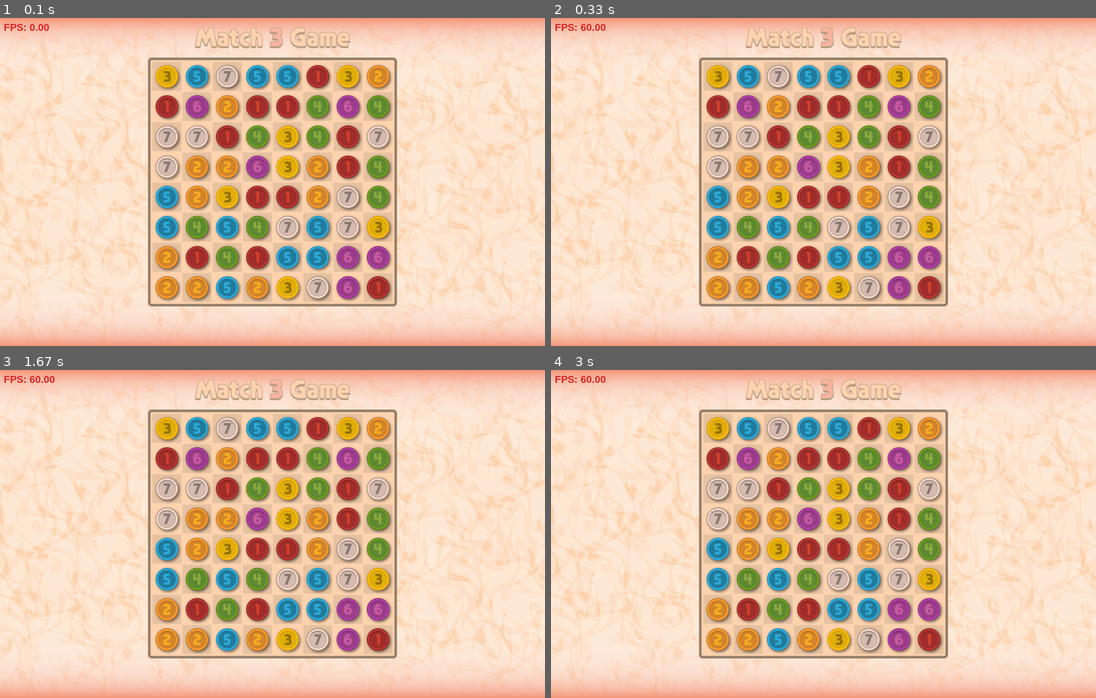
Above: before the commit, frames 1-4 (two rows, left to right).
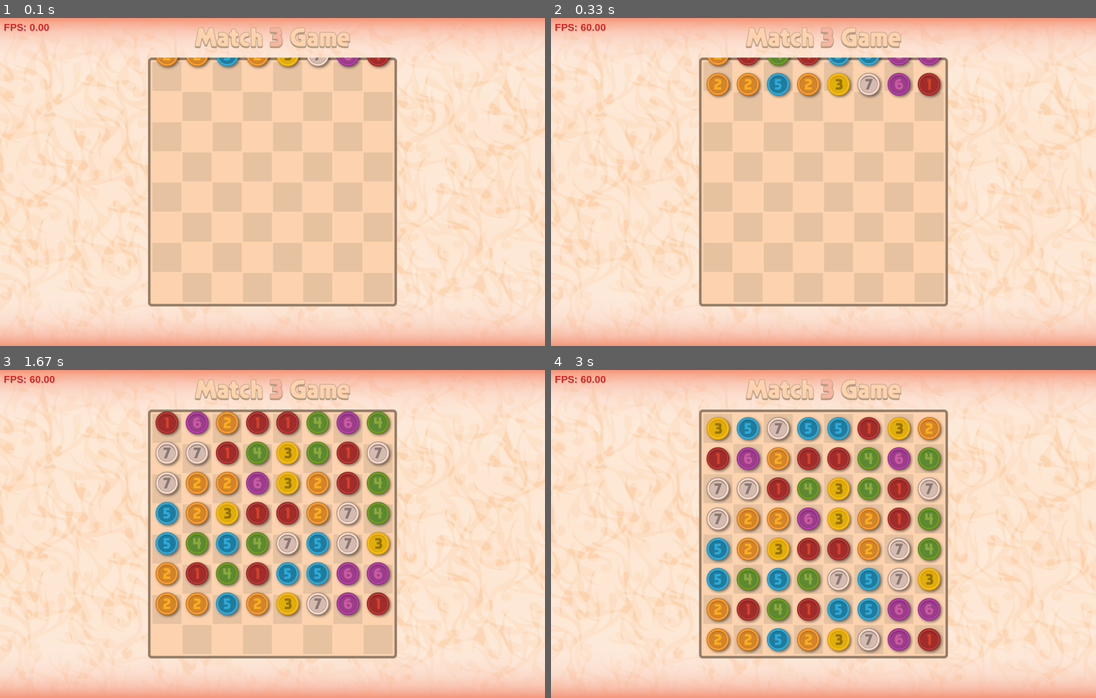
Above: after the commit, the same moments.

Repository: petrnita/Match3-Pygame-W.I.P.
Game: pygame game, started from main.py
The game is run twice, just before and just after one commit, with the same random seed, the same clock (stepped at 60 frames per second) and the same inputs.
Inputs (mouse positions are in pixels of both pictures, inside the frame that each line leads up to):
- Up to frame 1 (0.1 s): no input
- Up to frame 2 (0.33 s): no input
- Up to frame 3 (1.67 s): no input
- Up to frame 4 (3 s): click (1014, 619) at 2.45 s; move the mouse to (937, 474) at 2.77 s

The runs differ from the first frame. In frame 1, 18% of the frame differs, in the area x 28-72%, y 12-87%; in frame 2, 19%; in frame 3, 21%; in frame 4, nothing differs.

Commit message:
modified:   game_assets.py 	modified:   main.py 	modified:   screen_manager.py

Diff:
--- a/game_assets.py
+++ b/game_assets.py
@@ -226,7 +226,7 @@
                 gem = _gem
 
         for event in events:
-            if game_status == 'game_over':
+            if game_status != 'play':
                 break
             if not self._swap_gems.swaping:
                 if event.type == pygame.MOUSEBUTTONDOWN:
--- a/main.py
+++ b/main.py
@@ -26,6 +26,13 @@
         self.debug_fps = Show_Text(self.debug_group, '', vec(12, 12))
 
     def update(self, events, dt):
+        if self.game_status == 'start':
+            if self.screen_manager.gems_offset.y < 0:
+                self.screen_manager.gems_offset.y += 400 * dt
+            else:
+                self.screen_manager.gems_offset.y = 0
+                self.game_status = 'play'
+
         self.board_manager.update(events, dt, self.game_status)
         self.fade_group.update(dt)
         self.text_group.update(dt)
--- a/screen_manager.py
+++ b/screen_manager.py
@@ -5,22 +5,23 @@
 
 class Screen_Props():
     def __init__(self):
-        self.width: int = None
-        self.height: int = None
-        self.tile_size: vec = None
-        self.left: int = None
-        self.right: int = None
-        self.top: int = None
-        self.bottom: int = None
+        self.width: int
+        self.height: int
+        self.tile_size: vec
+        self.left: int
+        self.right: int
+        self.top: int
+        self.bottom: int
 
 
 class Screen_Layers():
     def __init__(self):
-        self.Main: Surface = None
-        self.Board: Surface = None
-        self.Gems: Surface = None
-        self.Anim: Surface = None
-        self.Top: Surface = None
+        self.Main: Surface
+        self.Board: Surface
+        self.Gems_Board: Surface
+        self.Gems: Surface
+        self.Anim: Surface
+        self.Top: Surface
 
 
 class Screen_Manager():
@@ -42,10 +43,13 @@
         self.board_offset: vec = vec(self.properities.left, self.properities.top)
         self.screens.Board = Surface((self.board_size.x, self.board_size.y), pygame.SRCALPHA)
         self.screens.Board.blit(self.board_image, (0, 0))
+        self.screens.Gems_Board = self.screens.Board.copy().convert_alpha()
         self.screens.Gems = self.screens.Board.copy().convert_alpha()
+        self.gems_offset: vec = vec(0, self.board_offset.y-self.board_size.y-96-12)
 
     def paint_screen(self):
         self.screens.Main.blit(self.background, (0, 0))
+        self.screens.Gems_Board.fill(COLORS.TRANSPARENT)
         self.screens.Gems.fill(COLORS.TRANSPARENT)
         self.screens.Anim.fill(COLORS.TRANSPARENT)
         self.screens.Top.fill(COLORS.TRANSPARENT)
@@ -53,7 +57,8 @@
 
     def draw(self):
         self.screens.Main.blit(self.screens.Board, self.board_offset)
-        self.screens.Main.blit(self.screens.Gems, self.board_offset)
+        self.screens.Gems_Board.blit(self.screens.Gems, self.gems_offset)
+        self.screens.Main.blit(self.screens.Gems_Board, self.board_offset)
         self.screens.Main.blit(self.screens.Anim, (0, 0))
         self.screens.Main.blit(self.screens.Top, (0, 0))
 
